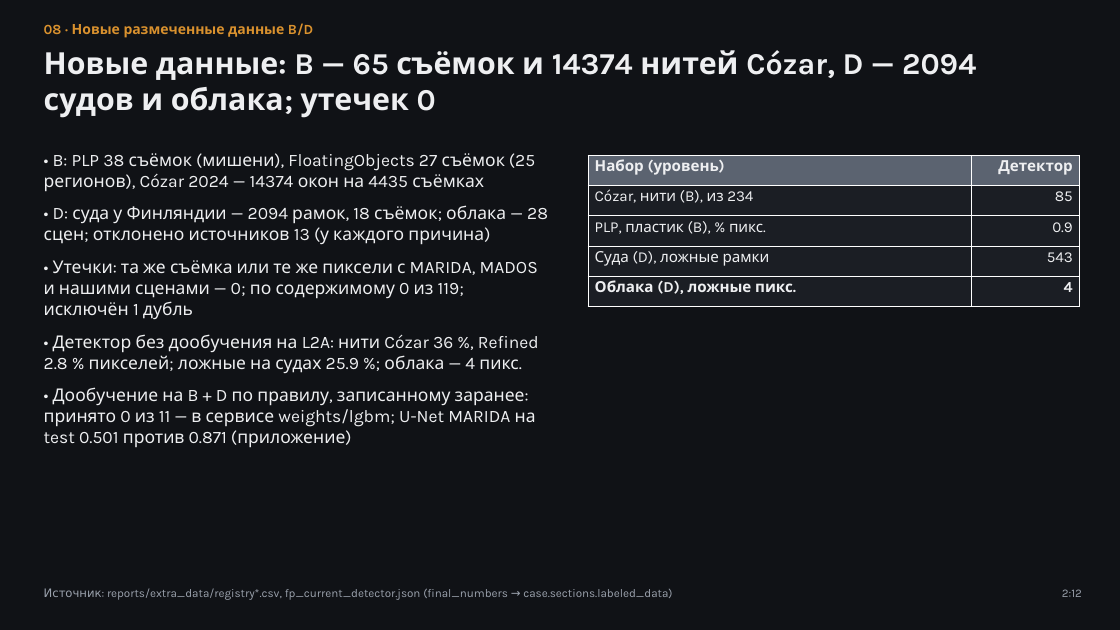
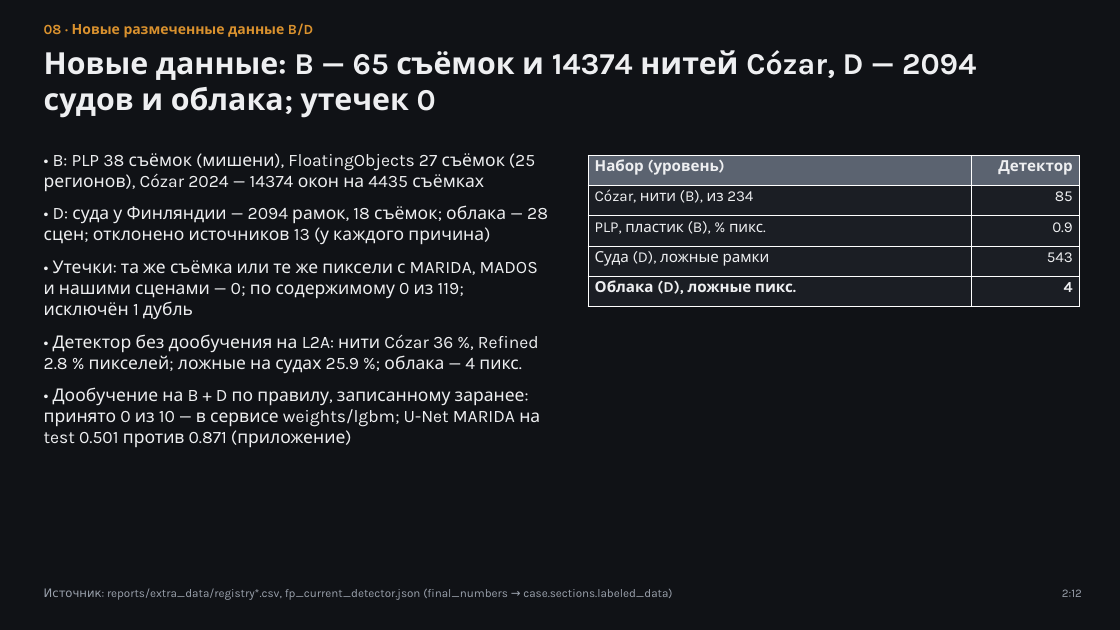
Before and after one commit to azama2t/final-cosmohack, a slide deck: slide 8 of reports/case_deck.pptx. Drawn at 1120x630 pixels with LibreOffice and Linux fonts; fonts in the diff are those of the drawing. Boxes give left, top, right and bottom in pixels: in the first picture for what was removed or moved away, otherwise in the second. Text is boxed around its words. In the diff, an @@ line names an element or a change of style, - is before the commit and + after.

```diff
--- a/reports/case_deck.pptx
+++ b/reports/case_deck.pptx
@@ text at box(44, 387, 540, 448): text changed @@
-• Дообучение на B + D по правилу, записанному заранее: принято 0 из 11 — в сервисе weights/lgbm; U-Net MARIDA на test 0.501 против 0.871 (приложение)
+• Дообучение на B + D по правилу, записанному заранее: принято 0 из 10 — в сервисе weights/lgbm; U-Net MARIDA на test 0.501 против 0.871 (приложение)
```
Also in this commit, not shown: 2 other slides changed, 11 other files.
